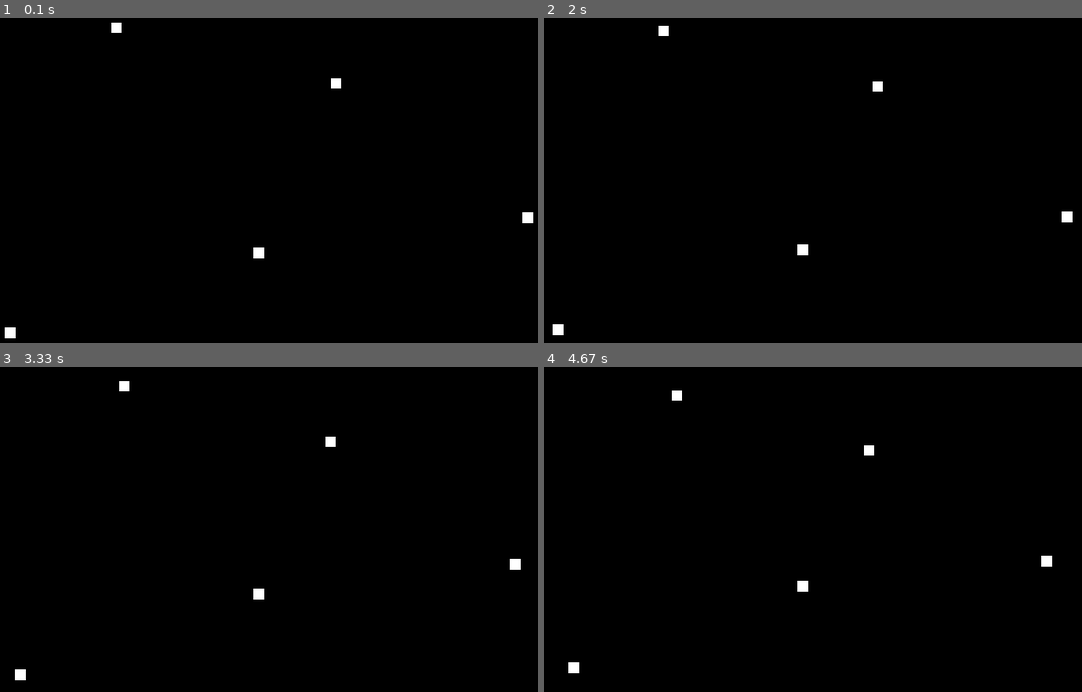
Above: before the commit, frames 1-4 (two rows, left to right).
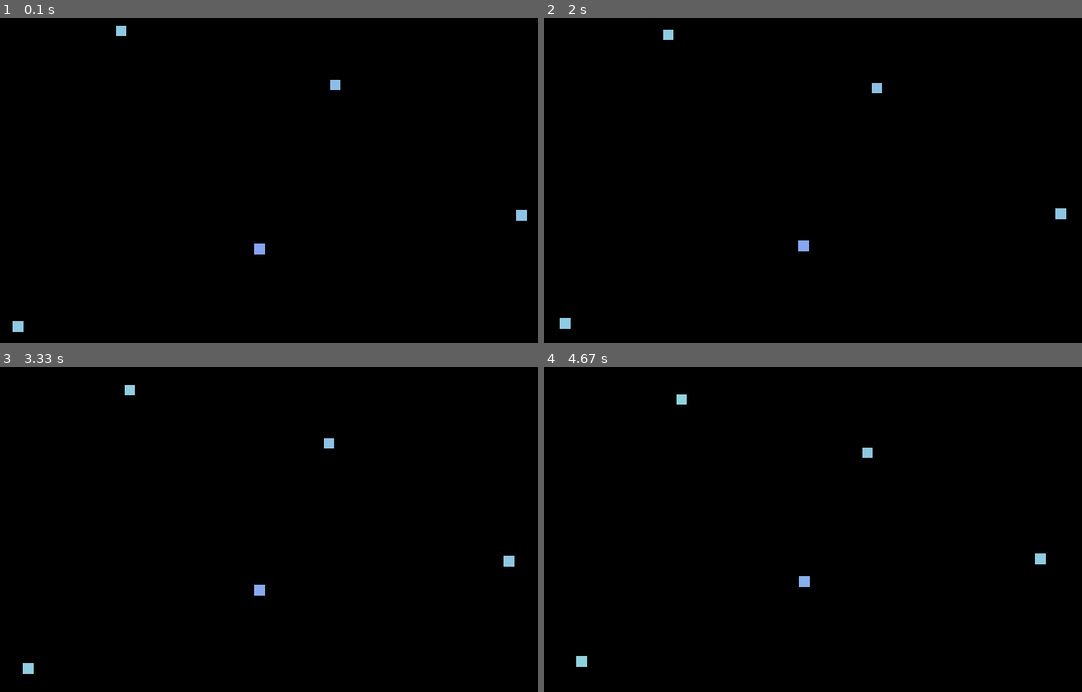
Above: after the commit, the same moments.

Repository: anishsatalkar/python_gravity_simulation_pygame
Game: pygame game, started from gravity_simulation_numpy_collision_and_sound.py
The game is run twice, just before and just after one commit, with the same random seed, the same clock (stepped at 60 frames per second) and the same inputs.
Inputs:
- Up to frame 1 (0.1 s): no input
- Up to frame 2 (2 s): no input
- Up to frame 3 (3.33 s): no input
- Up to frame 4 (4.67 s): no input

The runs differ from the first frame. In frame 1, 0.5% of the frame differs, in the area x 0-100%, y 1-99%; in frame 2, 0.5%; in frame 3, 0.5%; in frame 4, 0.5%, in the area x 4-95%, y 7-95%.

Commit message:
Color of bodies is interpolated based on the total force acting on them.

Diff:
--- a/gravity_simulation_numpy_collision_and_sound.py
+++ b/gravity_simulation_numpy_collision_and_sound.py
@@ -29,8 +29,8 @@
 vx = np.zeros((NUM_OF_BODIES,), dtype=float)
 vy = np.zeros((NUM_OF_BODIES,), dtype=float)
 
-px = np.random.uniform(low=10, high=WIDTH - 10, size=NUM_OF_BODIES)
-py = np.random.uniform(low=10, high=HEIGHT - 10, size=NUM_OF_BODIES)
+px = np.random.uniform(low=20, high=WIDTH - 20, size=NUM_OF_BODIES)
+py = np.random.uniform(low=20, high=HEIGHT - 20, size=NUM_OF_BODIES)
 
 m = np.random.randint(13, 15, size=NUM_OF_BODIES)
 
@@ -52,7 +52,7 @@
 text = font.render('0', True, BLUE)
 textRect = text.get_rect()
 crash_sound = pygame.mixer.Sound("audio/collision_00_comp.mp3")
-rgb = (255, 255, 255)
+rgb = [''] * NUM_OF_BODIES
 while True:
     screen.fill(BLACK)
     for event in pygame.event.get():
@@ -120,6 +120,8 @@
         # render_object_display_text(m[i], fx_total, fy_total, vx[i], vy[i], px[i], py[i])
 
         # pygame.draw.rect(screen, (255, 255, 255), pygame.Rect(px[i], py[i], m[i], m[i]))
+        f_sum = abs(fx_total) + abs(fy_total)
+        rgb[i] = (min(128 + (f_sum * 1000), 255), min(128 + (f_sum * 5000), 255), max(255 - (f_sum * 2000), 0))
     # Update px, py, vx, vy
     px = t_px.copy()
     py = t_py.copy()
@@ -129,7 +131,7 @@
     for i in range(NUM_OF_BODIES):
         rects[i].left = px[i]
         rects[i].top = py[i]
-        pygame.draw.rect(screen, rgb, rects[i])
+        pygame.draw.rect(screen, rgb[i], rects[i])
 
     # print(time.time() - in_t)
     pygame.display.flip()
